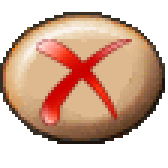
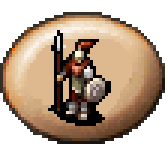
Layer changes from the first 168 × 168 image to the second:
added layer "图层 7" above "图层 6" over (x1=48, y1=30, x2=111, y2=126)
hid "图层 3" over (x1=36, y1=39, x2=132, y2=126)
